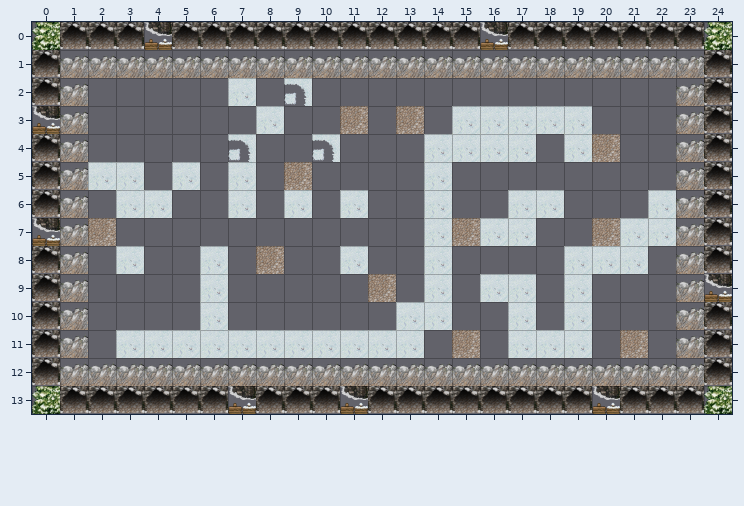
Tiled map (JSON), stored at assets/tilemap/pengo.json. The first picture shows the starting point.
Cells are 64x64 px. Shown: x 0..24, y 0..13.
And afterwards:
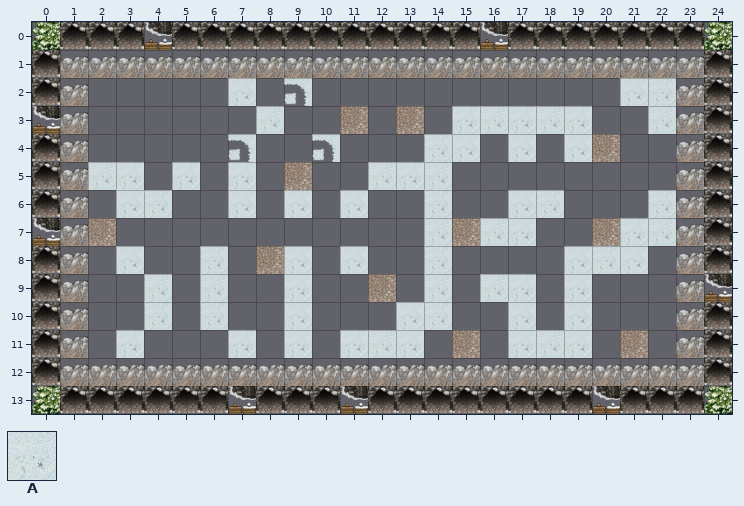
Key: from "snowWIP": A 5.
_ is an empty cell.
Changes in this commit:
Layer "background":
Tile A is added in row 2 at x 21 to 22; in row 3 at x 22; in row 5 at x 12 to 13; in row 8 at x 9; in rows 9 to 10 at x 4 and 9.
Tile A is removed in row 4 at x 16; in row 11 at x 4 to 6, 8 and 10.
